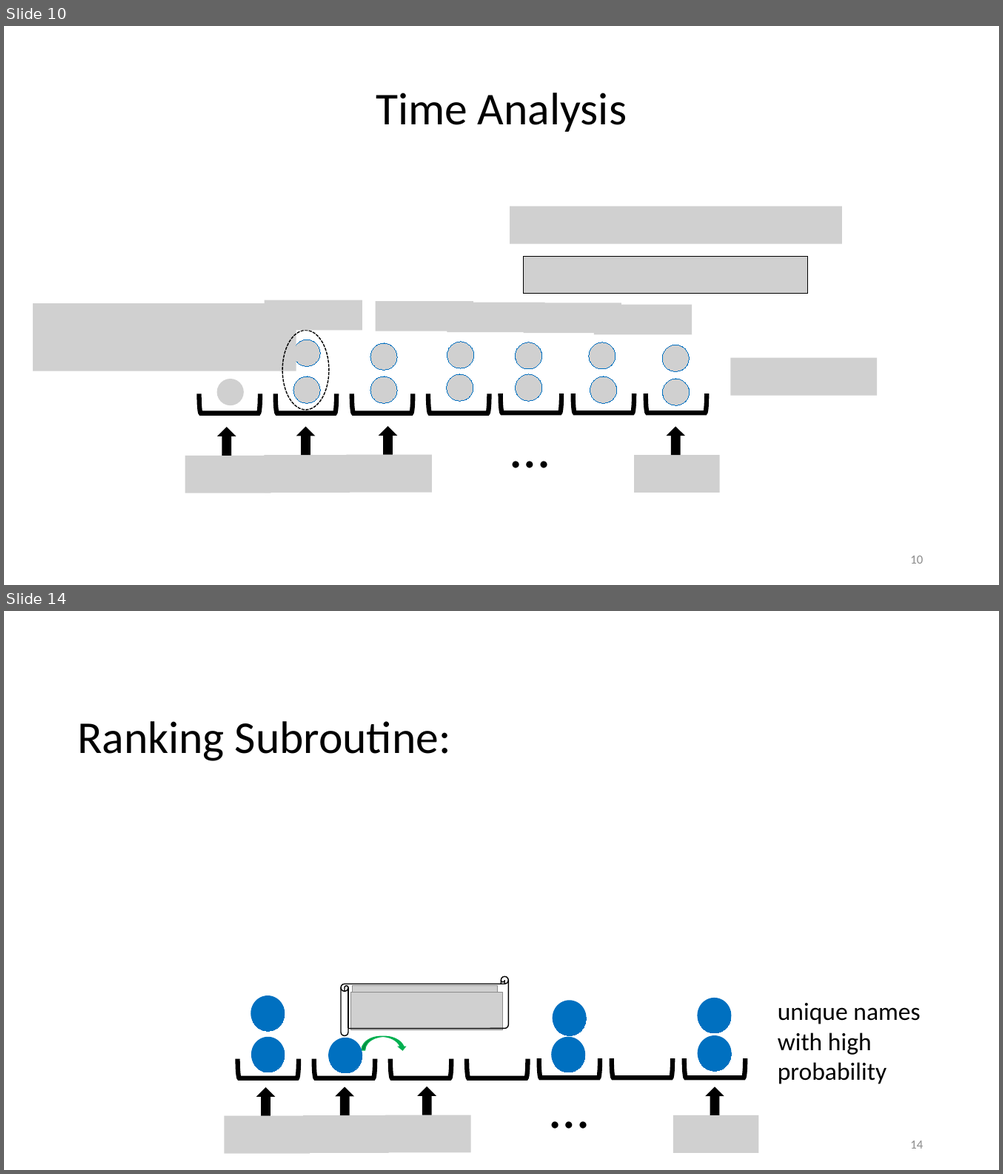
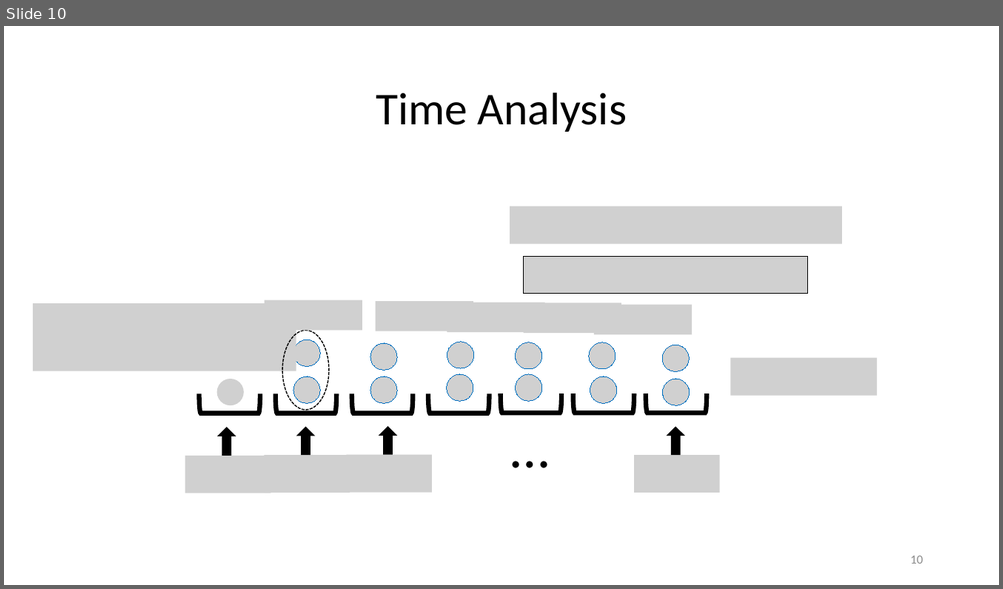
Before and after one commit to EricESeverson/academic-website, a slide deck: static/media/efficient_ssle_talk.pptx. Shown one above the other, each under a label of ours: slides 10 and 14 before the commit, slide 10 after it; the slides between them are not shown. The pictures are 1003x1174 and 1003x589 pixels, drawn with LibreOffice and Linux fonts; fonts in the diff are those of the drawing; grey boxes stand for pictures. Boxes give left, top, right and bottom in pixels: in the first picture for what was removed or moved away, otherwise in the second. Text is boxed around its words. In the diff, an @@ line names an element or a change of style, - is before the commit and + after.

```diff
--- a/static/media/efficient_ssle_talk.pptx
+++ b/static/media/efficient_ssle_talk.pptx
@@ slide 14 removed at (4, 611, 999, 1170), background #FFFFFF @@
@@ text removed at (77, 721, 451, 761) @@
-Ranking Subroutine:
@@ horizontal scroll removed at (341, 977, 509, 1037) @@
@@ picture removed at (352, 985, 497, 1029) @@
@@ picture removed at (252, 997, 284, 1031) @@
@@ picture removed at (351, 992, 503, 1030) @@
@@ picture removed at (553, 1002, 586, 1037) @@
@@ picture removed at (698, 999, 731, 1034) @@
@@ group removed at (251, 997, 731, 1073): 7 ellipses @@
@@ text removed at (777, 1003, 919, 1085) @@
-unique names with high probability
@@ picture removed at (252, 1039, 284, 1073) @@
@@ picture removed at (330, 1039, 362, 1073) @@
@@ curved down arrow removed at (361, 1037, 406, 1051) @@
@@ picture removed at (552, 1039, 584, 1073) @@
@@ picture removed at (698, 1037, 731, 1071) @@
@@ group removed at (238, 1059, 745, 1079): 7 left brackets @@
@@ group removed at (224, 1069, 759, 1153): 4 pictures, 4 up arrows, 1 text @@
-…
@@ page number removed at (910, 1141, 922, 1149) @@
-14
```
Also in this commit, not shown: 9 slides changed, 14 slides added, 17 other slides removed, 7 other files.
